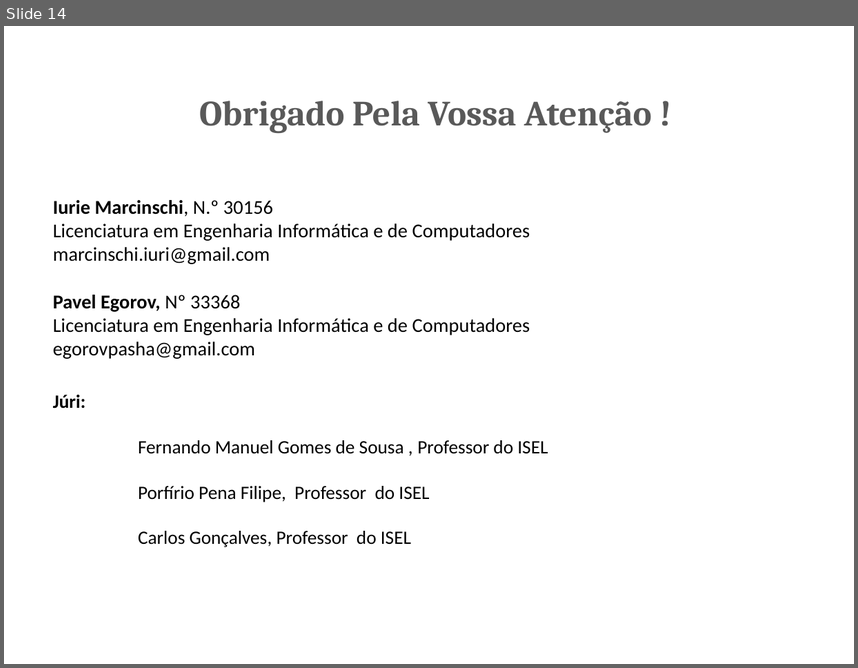
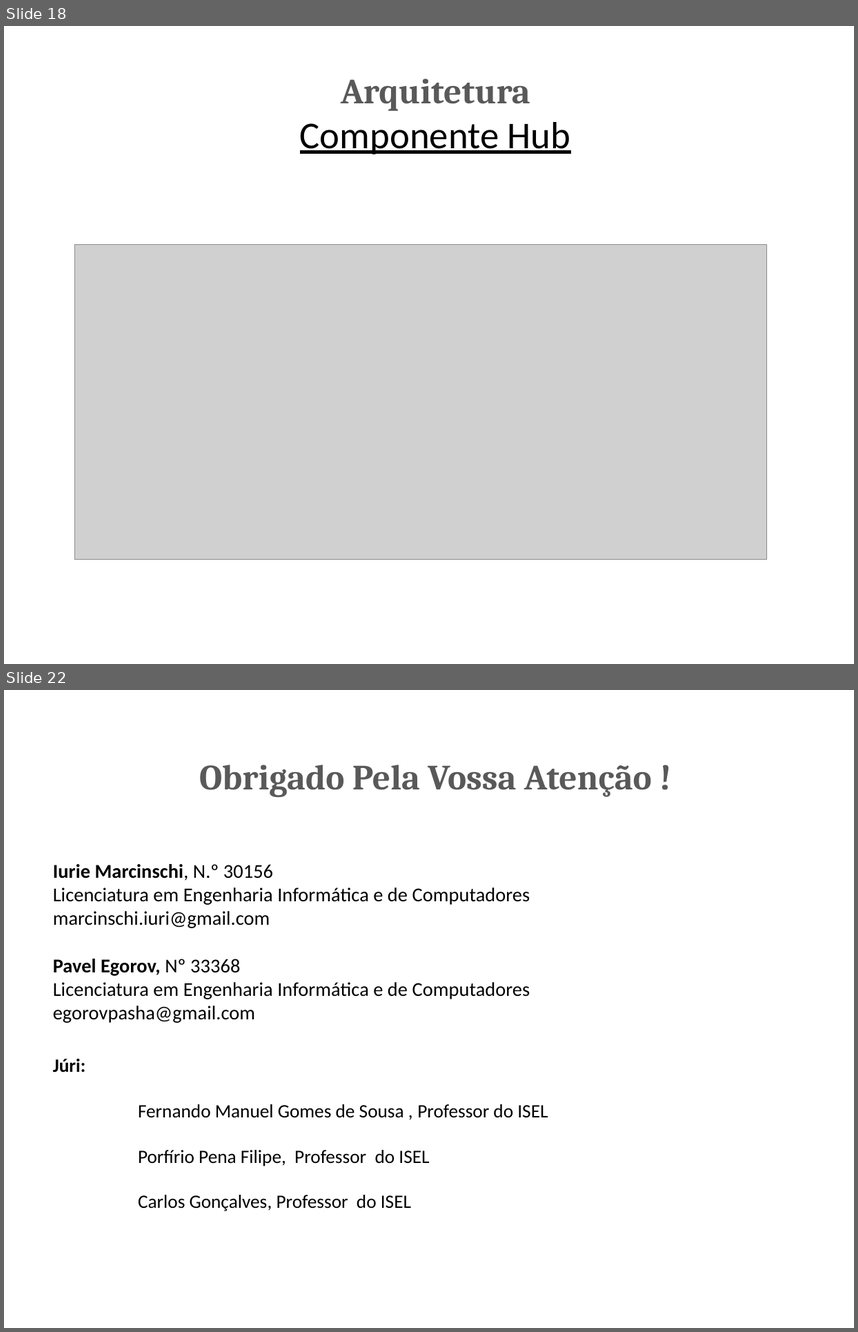
Before and after one commit to marcinschi-iuri/ciaasDocs, a slide deck: PCIS.pptx. Shown one above the other, each under a label of ours: slide 14 before the commit, slides 18 and 22 after it; the slides between them are not shown. The pictures are 858x668 and 858x1332 pixels, drawn with LibreOffice and Linux fonts; fonts in the diff are those of the drawing; grey boxes stand for pictures. Boxes give left, top, right and bottom in pixels: in the first picture for what was removed or moved away, otherwise in the second. Text is boxed around its words. In the diff, an @@ line names an element or a change of style, - is before the commit and + after.

```diff
--- a/PCIS.pptx
+++ b/PCIS.pptx
@@ slide 18 added at [4,26,854,664], background #FFFFFF @@
@@ title added at [300,78,571,154], 32 pt, text #000000, underline @@
+Arquitetura
+Componente Hub
@@ picture added at [74,245,766,559] @@
@@ what was slide 14 is now slide 22 @@
```
Also in this commit, not shown: 13 slides changed, 7 other slides added, 2 other files.
